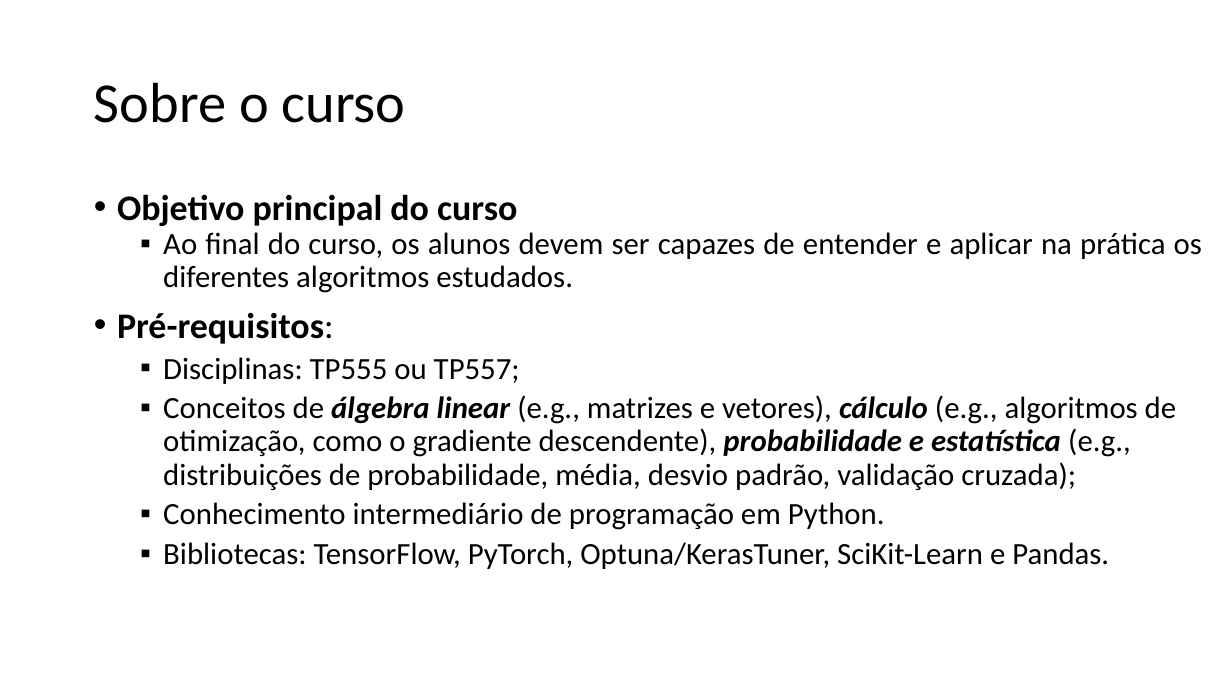
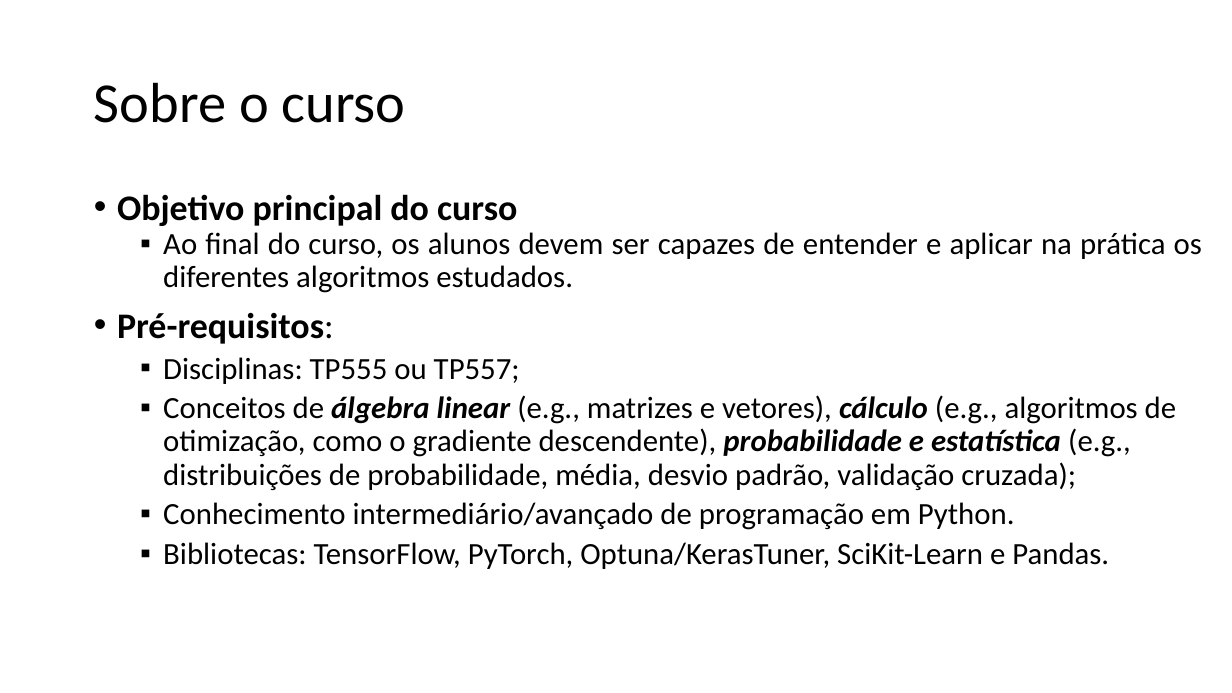
Before and after one commit to zz4fap/tp558-adv-ml, a slide deck: slide 4 of slides/TP558_1_Introdução_ao_curso.pptx. Drawn at 1232x693 pixels with LibreOffice and Linux fonts; fonts in the diff are those of the drawing. Boxes give left, top, right and bottom in pixels: in the first picture for what was removed or moved away, otherwise in the second. Text is boxed around its words. In the diff, an @@ line names an element or a change of style, - is before the commit and + after.

```diff
--- a/slides/TP558_1_Introdução_ao_curso.pptx
+++ b/slides/TP558_1_Introdução_ao_curso.pptx
@@ text at (163, 502, 1015, 530): text changed @@
-  ▪ Conhecimento intermediário de programação em Python.
+  ▪ Conhecimento intermediário/avançado de programação em Python.
```
Also in this commit, not shown: 5 other slides changed, 5 other files.
